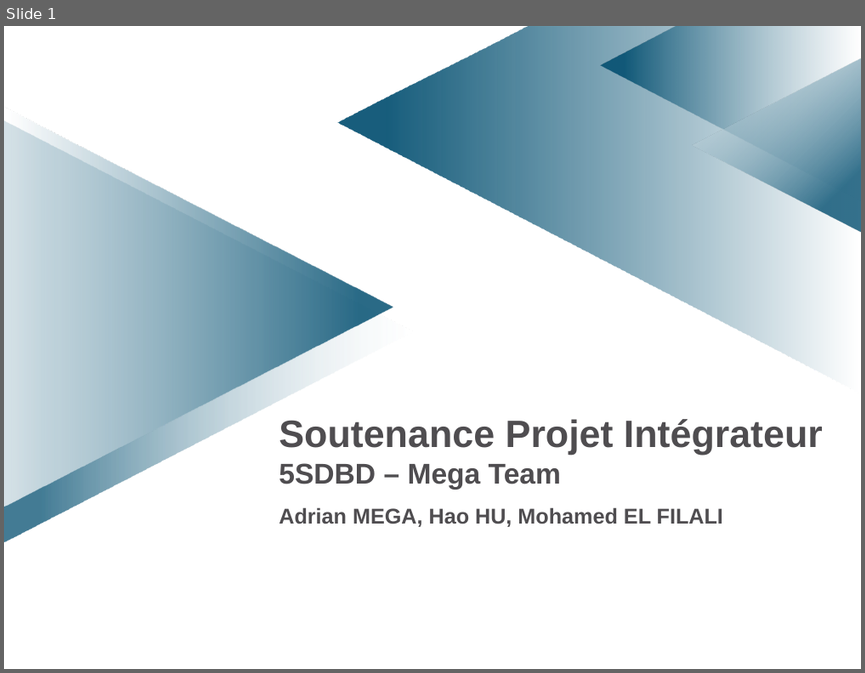
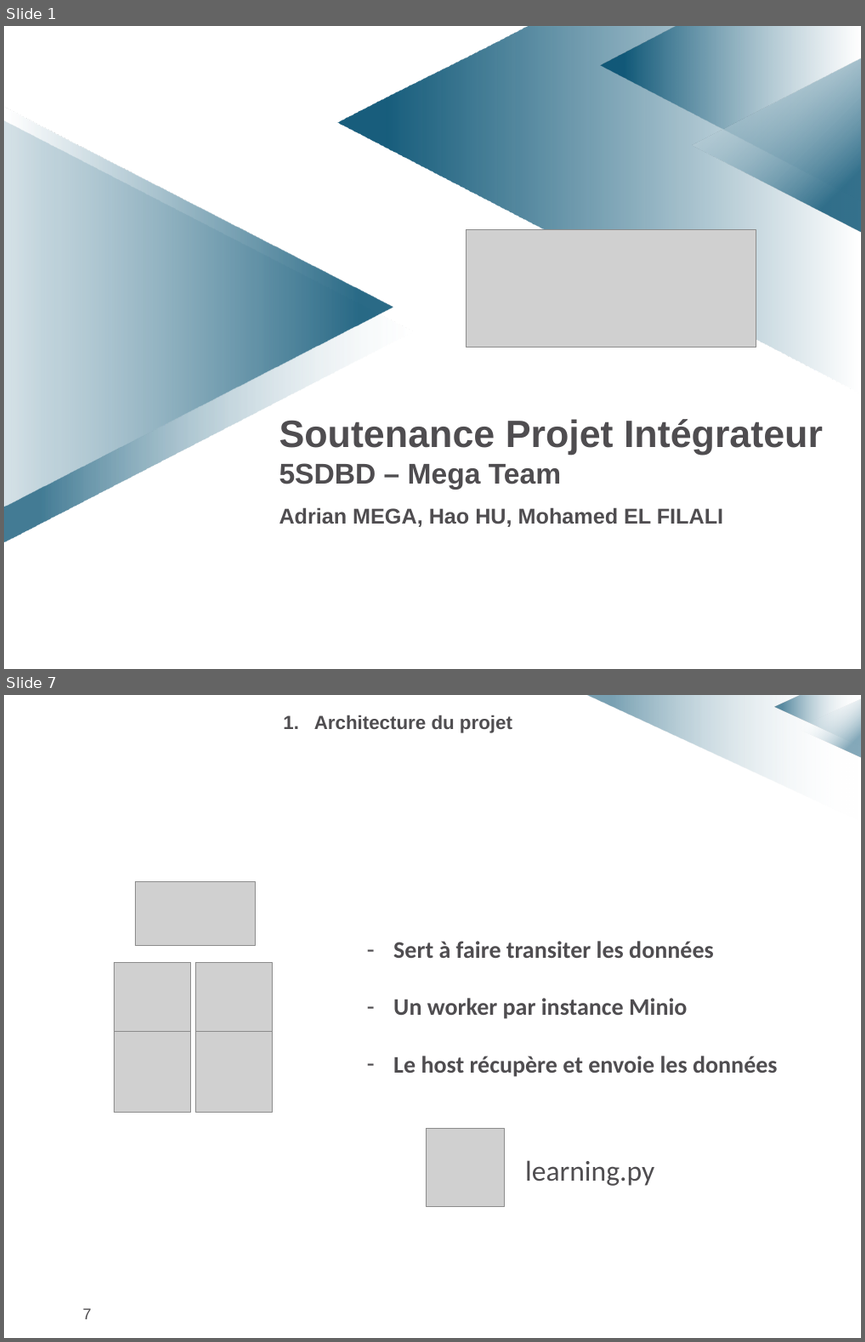
Before and after one commit to elfilalime/images_classification, a slide deck: docs/5sdbd-integrateur-presentation.pptx. Shown one above the other, each under a label of ours: slide 1 before the commit, slides 1 and 7 after it; the slides between them are not shown. The pictures are 865x673 and 865x1342 pixels, drawn with LibreOffice and Linux fonts; fonts in the diff are those of the drawing; grey boxes stand for pictures; background and template pictures are left out. Boxes give left, top, right and bottom in pixels: in the first picture for what was removed or moved away, otherwise in the second. Text is boxed around its words. In the diff, an @@ line names an element or a change of style, - is before the commit and + after.

Commit message:
Rapport complété sur les parties architecture docker

```diff
--- a/docs/5sdbd-integrateur-presentation.pptx
+++ b/docs/5sdbd-integrateur-presentation.pptx
@@ slide 7 added at [4,695,861,1338], background #FFFFFF @@
@@ text added at [314,715,512,733], 16 pt, text #4F4D50, bold @@
+1. Architecture du projet
@@ freeform shape added at [585,695,861,821], fill gradient #FFFFFF to #004D6F @@
@@ freeform shape added at [775,696,860,746], fill gradient #FFFFFF to #004D6F @@
@@ triangle added at [797,699,861,757], fill gradient #FFFFFF to #004D6F @@
@@ picture added at [136,881,256,944] @@
@@ text added at [393,941,778,1077], 20 pt, text #4F4D50, bold @@
+– Sert à faire transiter les données
+– Un worker par instance Minio
+– Le host récupère et envoie les données
@@ picture added at [114,962,191,1043] @@
@@ picture added at [195,962,273,1043] @@
@@ picture added at [114,1032,191,1112] @@
@@ picture added at [195,1032,273,1112] @@
@@ picture added at [426,1128,505,1207] @@
@@ text added at [525,1160,654,1185], 24 pt, text #4F4D50 @@
+learning.py
@@ page number added at [83,1308,92,1319], 13 pt, text #4F4D50 @@
+7
@@ slide 1 changed as well @@
@@ triangle at [692,57,861,233]: proportions changed @@
@@ picture added at [466,230,756,347] @@
```
Also in this commit, not shown: 18 other slides added, 1 slide removed, 3 other files.
